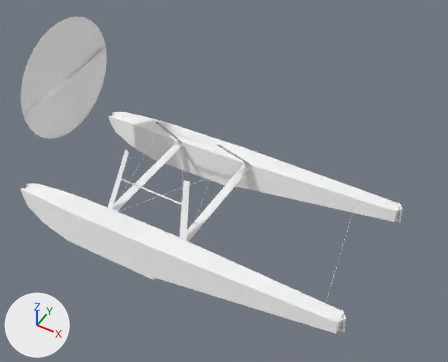
A saved change to the Blender file Models/c172p-detailed-pontoon.blend.
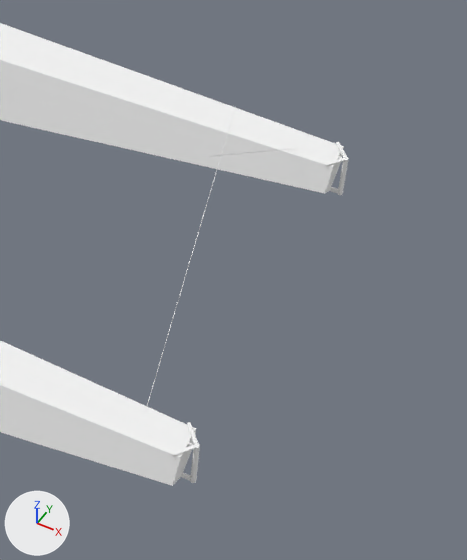
Old and new are each drawn whole from a 50 mm lens placed at (4.55, -6.06, 5.34), pointed at (1.12, -0.11, -0.81) and again close up on the part from 60% to 100% of the width and 41% to 100% of the height. Arrows for +X, +Y and +Z are at lower left; the lights stay in place. The close-ups show mesh edges as thin lines.

In view in the first close-up: 'Floats'.
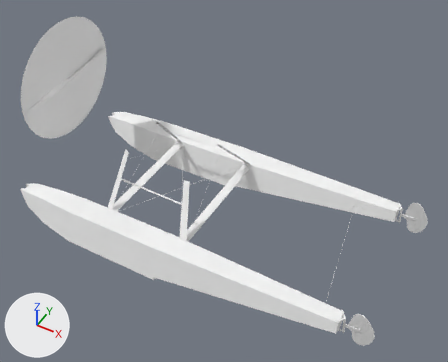
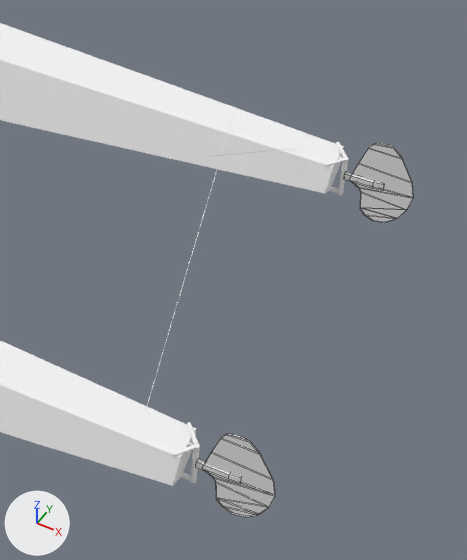
Commit message: Add rudders to pontoons

The change, as a list of edits to the scene's bpy script:
```text
Add mat_whitepaint_001:
    mat_whitepaint_001 = diffuse_material('WhitePaint.001')
    mat_whitepaint_001.base_color = (0.9, 0.9, 0.9)  # white #f3f3f3
Add me_mesh_360:
    me_mesh_360.from_pydata(...)  # 48 vertices, 48 faces; spans x 3.372..3.873, y 1.421..1.448, z -1.871..-1.126
    me_mesh_360.polygons.foreach_set('use_smooth', [True] * 48)
    me_mesh_360.materials.append(mat_whitepaint_001)  # its picture is missing
Add me_mesh_345:
    me_mesh_345.from_pydata(...)  # 48 vertices, 48 faces; spans x 3.372..3.873, y -1.448..-1.421, z -1.871..-1.126
    me_mesh_345.polygons.foreach_set('use_smooth', [True] * 48)
    me_mesh_345.materials.append(mat_whitepaint_001)  # its picture is missing
Add ob_rhrudder:
    ob_rhrudder = bpy.data.objects.new('RHrudder', me_mesh_360)
    ob_rhrudder.location = (0.798, 0.006, -0.184)
    ob_rhrudder.scale = (0.809, 0.809, 0.809)
    ob_rhrudder.show_transparent = True
Add ob_lhrudder:
    ob_lhrudder = bpy.data.objects.new('LHrudder', me_mesh_345)
    ob_lhrudder.location = (0.798, 0.003, -0.184)
    ob_lhrudder.scale = (0.809, 0.809, 0.809)
    ob_lhrudder.show_transparent = True
```

Boxes (x1, y1, x2, y2) around the edits, measured in the close-ups (467 x 560 px):
'LHrudder', added: after (196, 434, 276, 517)
'RHrudder', added: after (344, 143, 414, 223)
